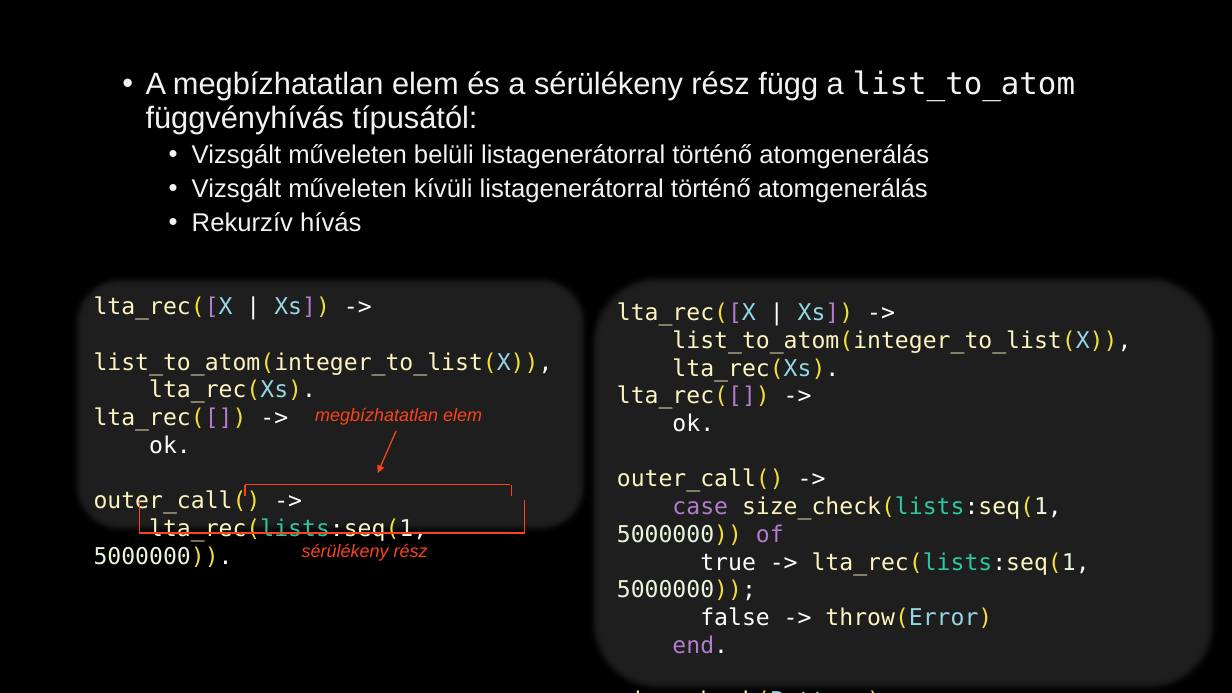
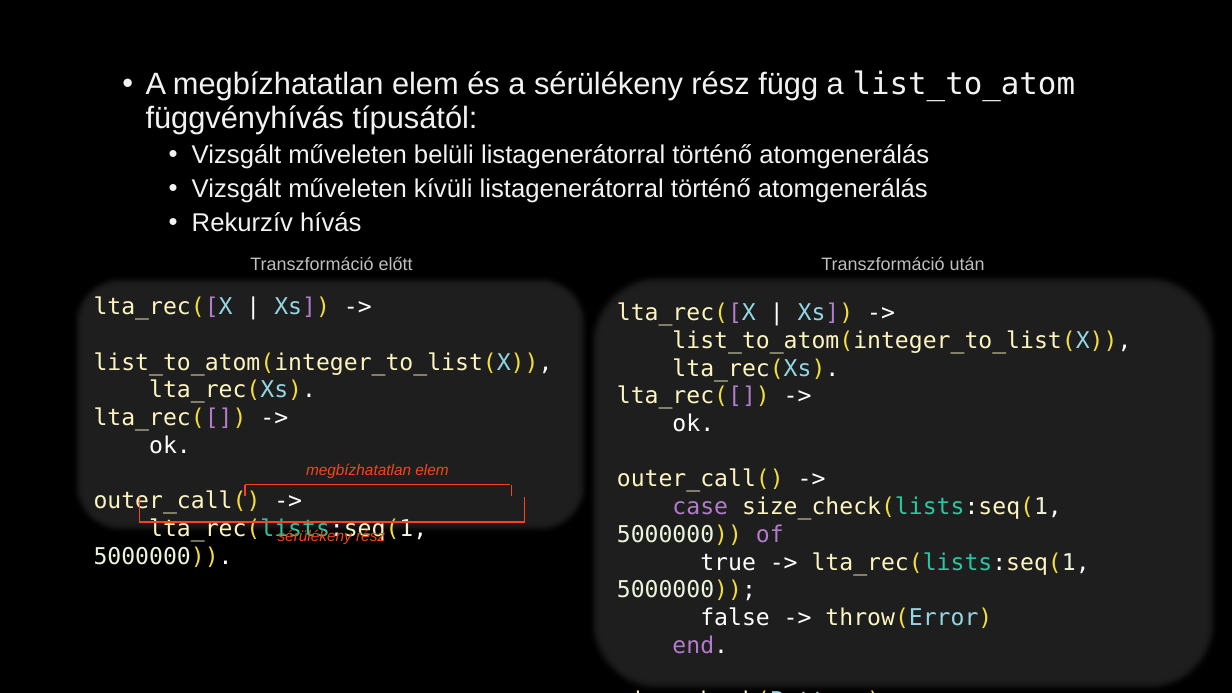
Before and after one commit to juhasznellee/msc_szakdoga, a slide deck: slide 9 of diplomamunka.pptx (slide 8 before the commit). Drawn at 1232x693 pixels with LibreOffice and Linux fonts; fonts in the diff are those of the drawing; background and template pictures are left out. Boxes give left, top, right and bottom in pixels: in the first picture for what was removed or moved away, otherwise in the second. Text is boxed around its words. In the diff, an @@ line names an element or a change of style, - is before the commit and + after.

```diff
--- a/diplomamunka.pptx
+++ b/diplomamunka.pptx
@@ text added at [250,256,413,270], 14 pt, text #BFBFBF @@
+Transzformáció előtt
@@ text added at [821,256,985,270], 14 pt, text #BFBFBF @@
+Transzformáció után
@@ arrow removed from (396, 431) to (378, 473) @@
@@ text "megbízhatatlan elem" at [306,463,448,478]: size 14 to 12 pt @@
@@ text "megbízhatatlan elem": place and size @@
-text "megbízhatatlan elem" at [315,407,482,425]
+text "megbízhatatlan elem" at [306,463,448,478]
@@ line moved from (140, 533) - (140, 500) to (140, 522) - (140, 496) @@
@@ line moved from (525, 533) - (525, 500) to (525, 522) - (525, 496) @@
@@ line moved from (140, 533) - (525, 533) to (140, 522) - (525, 522) @@
@@ text "sérülékeny rész": place and size @@
-text "sérülékeny rész" at [302,543,428,561]
+text "sérülékeny rész" at [278,529,385,544]
@@ text "sérülékeny rész" at [278,529,385,544]: size 14 to 12 pt @@
```
Also in this commit, not shown: 10 other slides changed, 1 slide added.
